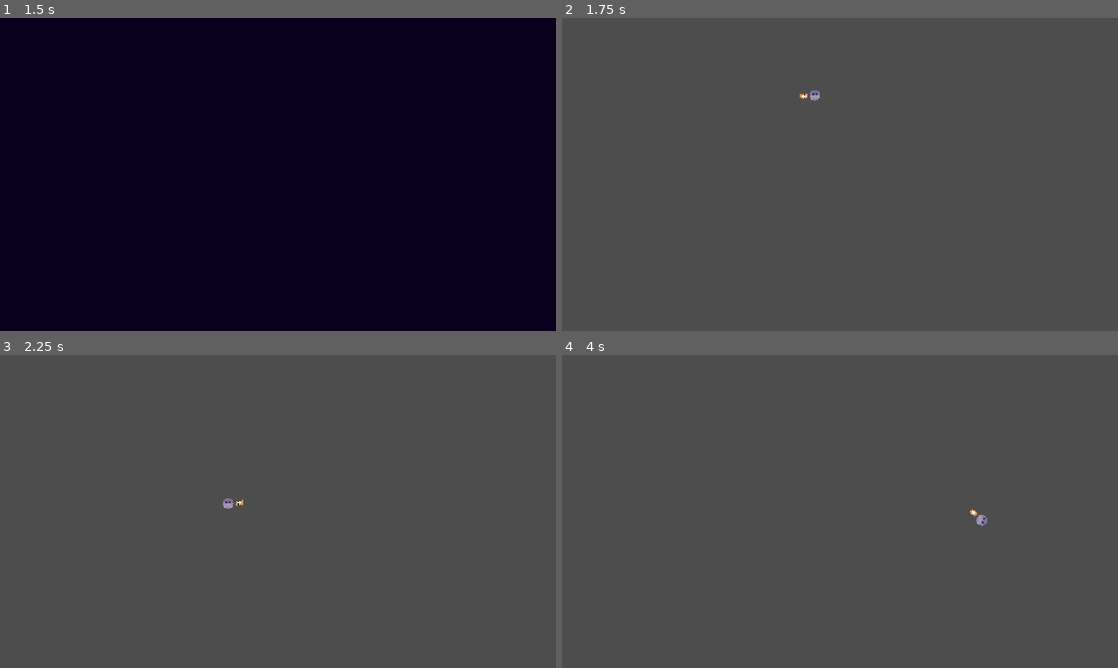
Above: before the commit, frames 1-4 (two rows, left to right).
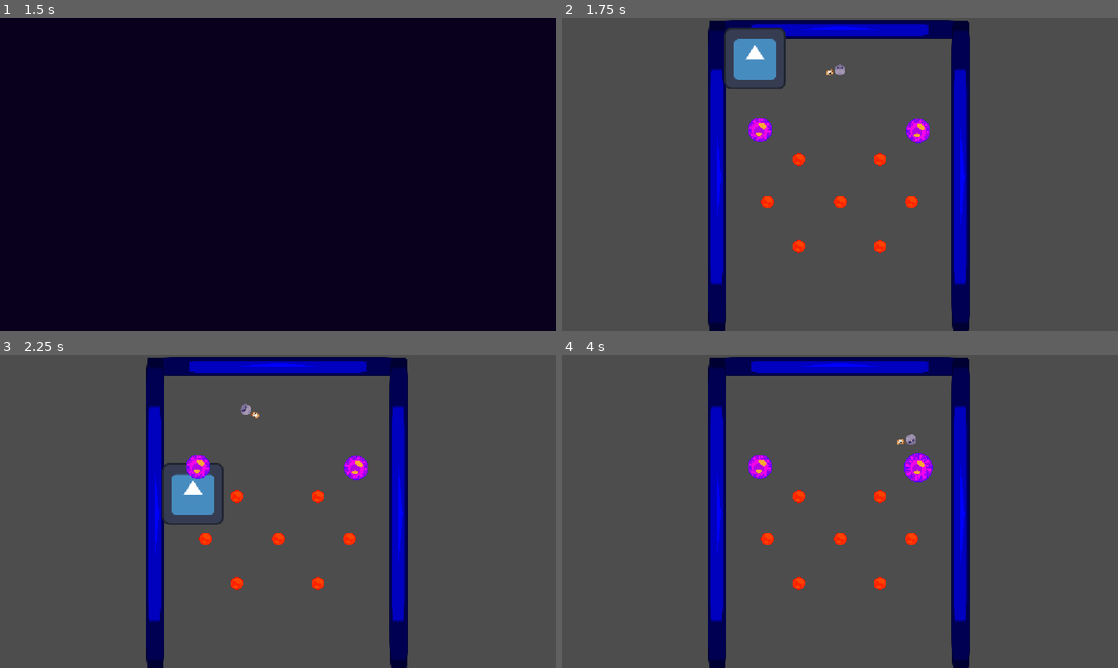
Above: after the commit, the same moments.

Repository: AstrrX3/Gamejam
Game: Godot game, scene res://menu.tscn
Same seed, same stepped clock (60 frames per second), same inputs: the game is played once before the commit and once after it. The engine's default icon, where the game draws it, is replaced by a stand-in: a white triangle on a blue panel in a dark square.
Inputs (mouse positions are in pixels of both pictures, inside the frame that each line leads up to):
- Up to frame 1 (1.5 s): click "START" at 0.5 s; click "START" at 1.25 s
- Up to frame 2 (1.75 s): no input
- Up to frame 3 (2.25 s): move the mouse to (400, 495) at 2.02 s; click (400, 495) at 2.1 s
- Up to frame 4 (4 s): move the mouse to (728, 527) at 2.77 s; click (728, 527) at 2.85 s; move the mouse to (895, 442) at 3.52 s; click (895, 442) at 3.6 s

Frame 1 is identical in both runs. In frame 2, 11% of the frame differs, in the area x 26-74%, y 0-100%; in frame 3, 11%; in frame 4, 10%.

Commit message:
Update menu.gd

Diff:
--- a/gay-plinko/menu.gd
+++ b/gay-plinko/menu.gd
@@ -26,4 +26,4 @@
 
 func _on_fade_timer_timeout() :
 	if button_type == "start" :
-		get_tree().change_scene_to_file("res://mainaster.tscn")
+		get_tree().change_scene_to_file("res://test.tscn")
